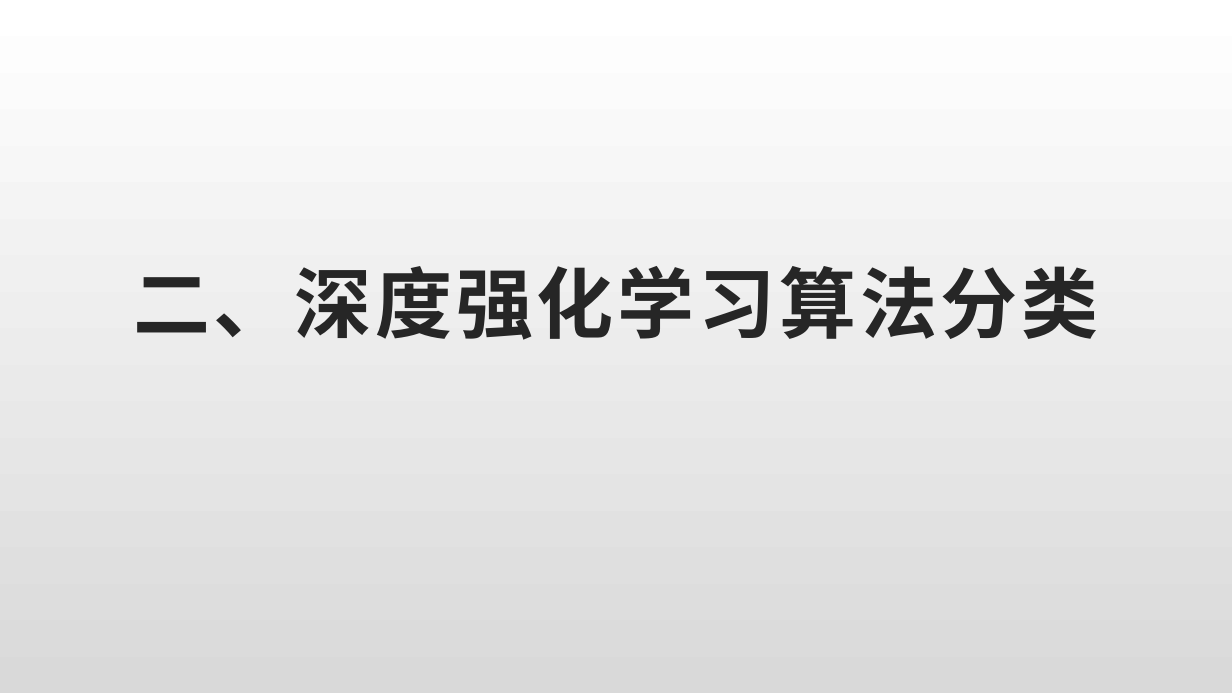
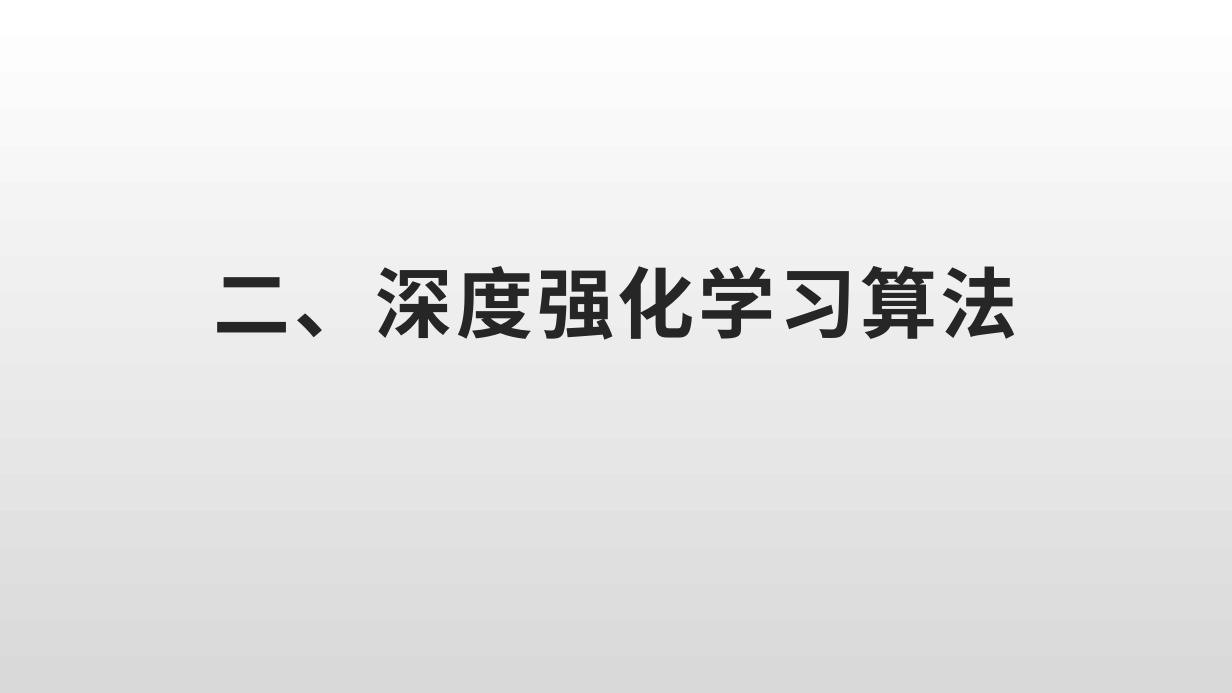
Before and after one commit to youchenlong/Code, a slide deck: slide 10 of Python/RL/深度强化学习.pptx. Drawn at 1232x693 pixels with LibreOffice and Linux fonts; fonts in the diff are those of the drawing; background and template pictures are left out. Boxes give left, top, right and bottom in pixels: in the first picture for what was removed or moved away, otherwise in the second. Text is boxed around its words. In the diff, an @@ line names an element or a change of style, - is before the commit and + after.

```diff
--- a/Python/RL/深度强化学习.pptx
+++ b/Python/RL/深度强化学习.pptx
@@ title at (214, 266, 1018, 340): text changed @@
-二、深度强化学习算法分类
+二、深度强化学习算法
```
Also in this commit, not shown: 10 other slides changed, 8 slides added, 27 other files.
